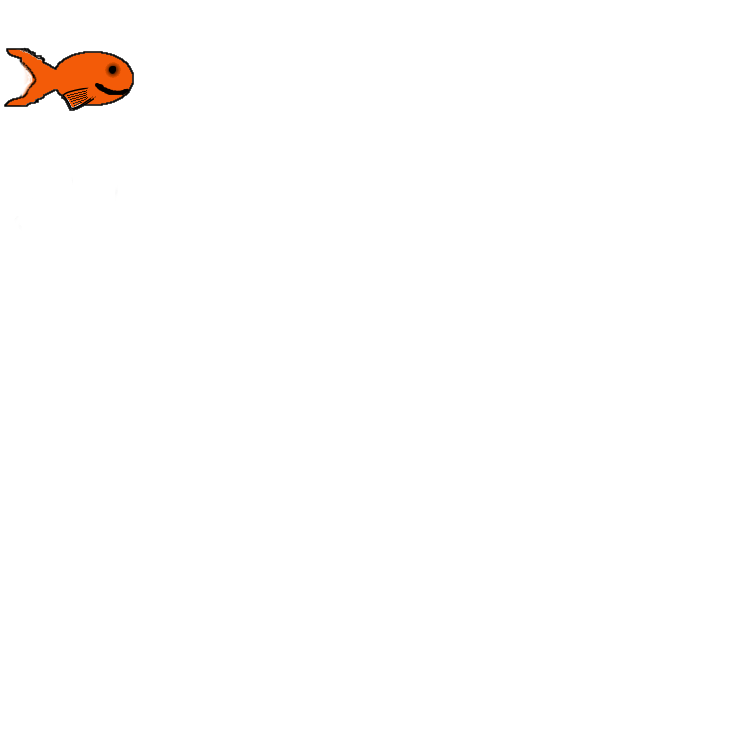
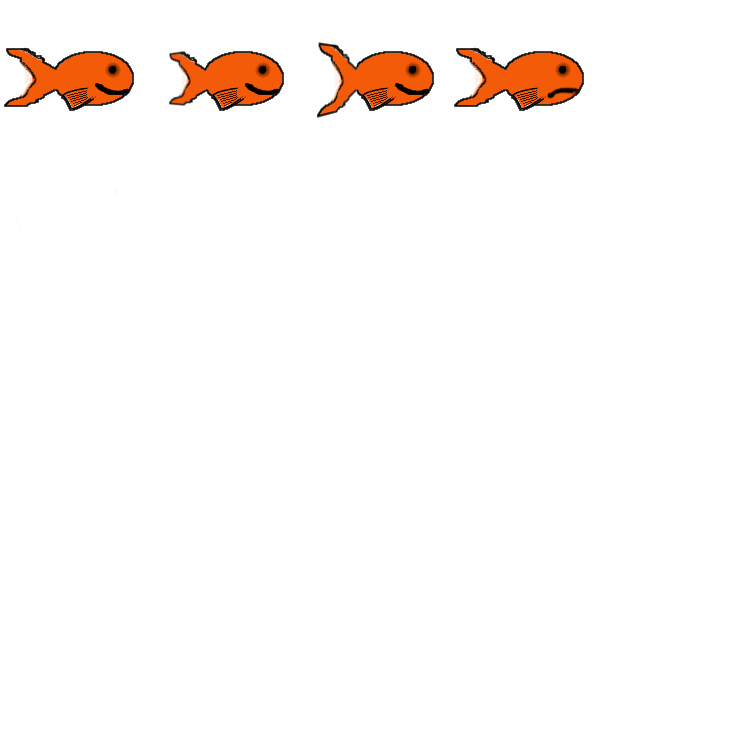
Layers edited between the first and the second 750×750 image:
painted on "Background" over 168, 42, 584, 118
